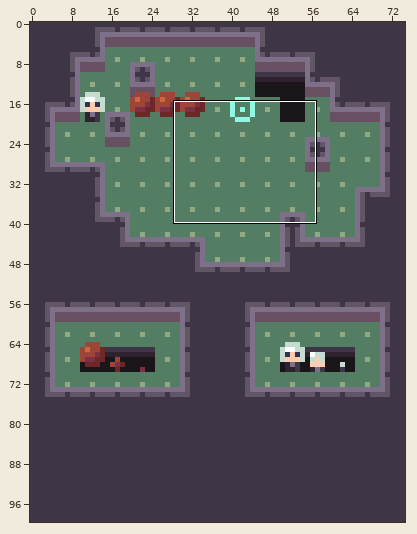
A pixel-art file gets an edit: assets/mockup.aseprite. The picture above shows the old version from afar; the outline marks the close-up.
Close-up. Before the commit:
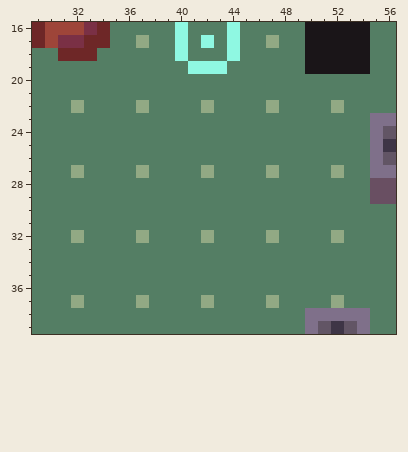
75x100 pixels, 1 frame. Shown: x 29..56, y 16..39.
After the commit:
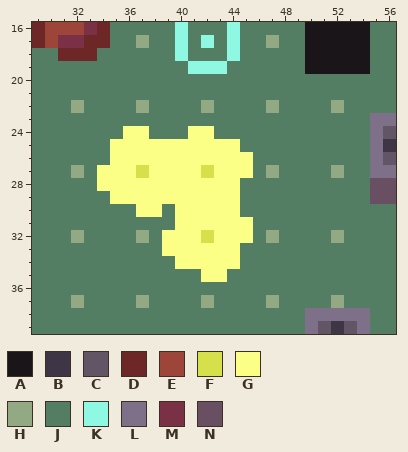
Palette (. is transparent): A #1a1518  B #3e3546  C #625565  D #6e2727  E #9e4539  F #d5e04b  G #fbff86  H #92a984  J #547e64  K #8ff8e2  L #7f708a  M #7a3045  N #694f62
Commit message: First pass at sand mockup
Difference:
Colour F replaces colour H in row 27 at x 37 and 42; in row 32 at x 42.
Colour G replaces colour J in row 24 at x 36 to 37 and 41 to 42; in row 25 at x 35 to 44; in row 26 at x 35 to 45; in row 27 at x 34 to 36, 38 to 41 and 43 to 45; in row 28 at x 34 to 44; in row 29 at x 35 to 44.
Colour G replaces colour J in row 30 at x 37 to 38 and 40 to 44; in row 31 at x 40 to 45; in row 32 at x 39 to 41 and 43 to 45; in row 33 at x 39 to 44; in row 34 at x 40 to 44; in row 35 at x 42 to 43.
Pixel boxes of the changes (left, top, right, bottom) in both close-ups:
changed: (97, 126, 253, 282)
